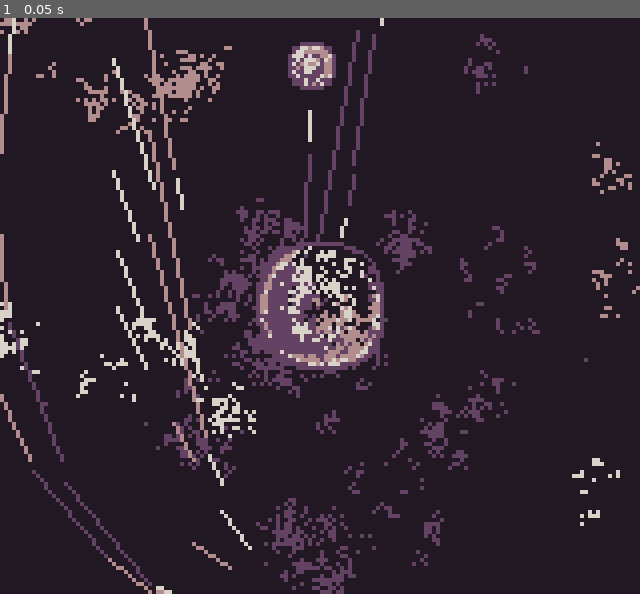
Above: before the commit, frame 1.
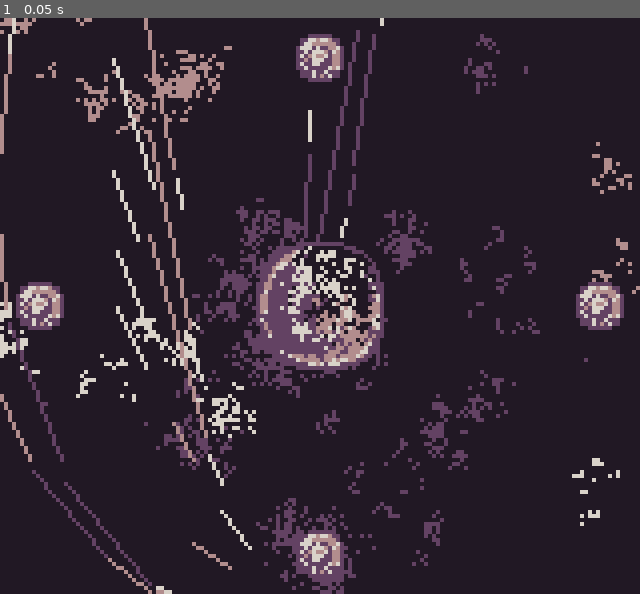
Above: after the commit, the same moment.

Repository: sym-z/gbjam-12
Game: Godot game, scene res://scenes/load_scene.tscn
Same seed, same stepped clock (60 frames per second), same inputs: the game is played once before the commit and once after it.
Inputs:
- Up to frame 1 (0.05 s): no input

The runs differ from the first frame. In frame 1, 2.1% of the frame differs, in the area x 2-98%, y 2-98%.

Commit message:
Created level one set up
Spawning enemies that have parameters for direction and speed, new scene just for level one, code cleanup, added to TODO list.

Diff:
--- a/game-files/scenes/bad_guy.tscn
+++ b/game-files/scenes/bad_guy.tscn
@@ -1,5 +1,6 @@
-[gd_scene load_steps=3 format=3 uid="uid://d2dk6axl8a5gy"]
+[gd_scene load_steps=4 format=3 uid="uid://d2dk6axl8a5gy"]
 
+[ext_resource type="Script" path="res://scripts/bad_guy.gd" id="1_qcadk"]
 [ext_resource type="Texture2D" uid="uid://7du3l0187s11" path="res://sprites/placeholder-bad-guy.png" id="1_tjmsa"]
 
 [sub_resource type="SpriteFrames" id="SpriteFrames_xfng4"]
@@ -14,6 +15,7 @@
 }]
 
 [node name="Bad Guy" type="Node2D"]
+script = ExtResource("1_qcadk")
 
 [node name="AnimatedSprite2D" type="AnimatedSprite2D" parent="."]
 sprite_frames = SubResource("SpriteFrames_xfng4")
--- /dev/null
+++ b/game-files/scenes/level_one.tscn
@@ -0,0 +1,59 @@
+[gd_scene load_steps=6 format=3 uid="uid://d164o0t7vod04"]
+
+[ext_resource type="Script" path="res://scripts/level_one.gd" id="1_bmkg0"]
+[ext_resource type="Texture2D" uid="uid://doudup5mvad4r" path="res://sprites/placeholder-background.png" id="2_gsi3j"]
+[ext_resource type="PackedScene" uid="uid://cf6ar5dxqu7h2" path="res://scenes/goodguy.tscn" id="3_6i0ce"]
+[ext_resource type="Texture2D" uid="uid://drss4k4hdm2rj" path="res://sprites/dummy-enemy.png" id="5_cdm3v"]
+
+[sub_resource type="SpriteFrames" id="SpriteFrames_s2qrt"]
+animations = [{
+"frames": [{
+"duration": 1.0,
+"texture": ExtResource("2_gsi3j")
+}],
+"loop": true,
+"name": &"default",
+"speed": 5.0
+}]
+
+[node name="Level One" type="Node2D" node_paths=PackedStringArray("player", "Nmark", "Smark", "Emark", "Wmark")]
+script = ExtResource("1_bmkg0")
+player = NodePath("Good Guy")
+Nmark = NodePath("Markers/NORTH")
+Smark = NodePath("Markers/SOUTH")
+Emark = NodePath("Markers/EAST")
+Wmark = NodePath("Markers/WEST")
+spwn_offset = -10
+
+[node name="Background" type="AnimatedSprite2D" parent="."]
+sprite_frames = SubResource("SpriteFrames_s2qrt")
+centered = false
+
+[node name="Good Guy" parent="." instance=ExtResource("3_6i0ce")]
+position = Vector2(80, 72)
+
+[node name="Markers" type="Node2D" parent="."]
+
+[node name="NORTH" type="Marker2D" parent="Markers"]
+
+[node name="DEBUG" type="Sprite2D" parent="Markers/NORTH"]
+visible = false
+texture = ExtResource("5_cdm3v")
+
+[node name="SOUTH" type="Marker2D" parent="Markers"]
+
+[node name="DEBUG" type="Sprite2D" parent="Markers/SOUTH"]
+visible = false
+texture = ExtResource("5_cdm3v")
+
+[node name="EAST" type="Marker2D" parent="Markers"]
+
+[node name="DEBUG" type="Sprite2D" parent="Markers/EAST"]
+visible = false
+texture = ExtResource("5_cdm3v")
+
+[node name="WEST" type="Marker2D" parent="Markers"]
+
+[node name="DEBUG" type="Sprite2D" parent="Markers/WEST"]
+visible = false
+texture = ExtResource("5_cdm3v")
--- a/game-files/scenes/start_scene.tscn
+++ b/game-files/scenes/start_scene.tscn
@@ -1,31 +1,6 @@
-[gd_scene load_steps=6 format=3 uid="uid://b1obfcxhn54mx"]
+[gd_scene load_steps=2 format=3 uid="uid://b1obfcxhn54mx"]
 
-[ext_resource type="PackedScene" uid="uid://cf6ar5dxqu7h2" path="res://scenes/goodguy.tscn" id="1_0e5dl"]
 [ext_resource type="Script" path="res://scripts/start_scene.gd" id="1_0uf1s"]
-[ext_resource type="Texture2D" uid="uid://doudup5mvad4r" path="res://sprites/placeholder-background.png" id="2_j23eo"]
-[ext_resource type="PackedScene" uid="uid://d2dk6axl8a5gy" path="res://scenes/bad_guy.tscn" id="3_7leiu"]
 
-[sub_resource type="SpriteFrames" id="SpriteFrames_qhfnp"]
-animations = [{
-"frames": [{
-"duration": 1.0,
-"texture": ExtResource("2_j23eo")
-}],
-"loop": true,
-"name": &"default",
-"speed": 5.0
-}]
-
-[node name="Start Scene" type="Node2D" node_paths=PackedStringArray("player")]
+[node name="Start Scene" type="Node2D"]
 script = ExtResource("1_0uf1s")
-player = NodePath("Good Guy")
-
-[node name="Background" type="AnimatedSprite2D" parent="."]
-sprite_frames = SubResource("SpriteFrames_qhfnp")
-centered = false
-
-[node name="Good Guy" parent="." instance=ExtResource("1_0e5dl")]
-position = Vector2(80, 73)
-
-[node name="Bad Guy" parent="." instance=ExtResource("3_7leiu")]
-position = Vector2(78, 12)
--- /dev/null
+++ b/game-files/scripts/bad_guy.gd
@@ -0,0 +1,12 @@
+extends Node2D
+@export var speed : int = 0
+@export var direction : Vector2 = Vector2.ZERO
+
+func _ready():
+	pass
+
+func _process(delta):
+	move(delta)
+
+func move(delta):
+	position += (speed * direction) * delta
--- a/game-files/scripts/goodguy.gd
+++ b/game-files/scripts/goodguy.gd
@@ -13,17 +13,11 @@
 var srt_but : bool = false
 # # # # # # # # # # # #
 
-# Called when the node enters the scene tree for the first time.
 func _ready():
+	pass
 
-
-	pass # Replace with function body.
-
-
-# Called every frame. 'delta' is the elapsed time since the previous frame.
 func _process(_delta):
 	input_handler(true)
-	pass
 
 func input_handler(DEBUG = false):
 	if Input.is_action_just_pressed("DPAD-DOWN"):
@@ -32,54 +26,45 @@
 			print("D O W N")
 	else:
 		down = false
-		pass
 	if Input.is_action_just_pressed("DPAD-UP"):
 		up = true
 		if(DEBUG):
 			print("U P")
 	else:
 		up = false
-		pass
 	if Input.is_action_just_pressed("DPAD-LEFT"):
 		left = true
 		if(DEBUG):
 			print("L E F T")
 	else:
 		left = false
-		pass
 	if Input.is_action_just_pressed("DPAD-RIGHT"):
 		right = true
 		if(DEBUG):
 			print("R I G H T")
 	else:
 		right = false
-		pass
 	if Input.is_action_just_pressed("A"):
 		a_but = true
 		if(DEBUG):
 			print("A")
 	else:
 		a_but = false
-		pass
 	if Input.is_action_just_pressed("B"):
 		b_but = true
 		if(DEBUG):
 			print("B")
 	else:
 		b_but = false
-		pass
 	if Input.is_action_just_pressed("SELECT"):
 		sel_but = true
 		if(DEBUG):
 			print("S E L E C T")
 	else:
 		sel_but = false
-		pass
 	if Input.is_action_just_pressed("START"):
 		srt_but = true
 		if(DEBUG):
 			print("S T A R T")
 	else:
 		srt_but = false
-		pass
-	pass
--- /dev/null
+++ b/game-files/scripts/level_one.gd
@@ -0,0 +1,86 @@
+### FIRST LEVEL OF THE GAME ###
+extends Node2D
+
+### FOR POSITIONING ###
+var SCREENX : int
+var SCREENY : int
+var CENTERX : int
+var CENTERY : int
+
+### HOLDING THE PLAYER ###
+@export var player  : Node2D
+
+### LOAD ENEMY SCENES ###
+var enemy = preload("res://scenes/bad_guy.tscn")
+
+### HOLDING SPAWNERS ###
+@export var Nmark  : Marker2D
+@export var Smark  : Marker2D
+@export var Emark  : Marker2D
+@export var Wmark : Marker2D
+
+### SPAWNER OFFSET FROM SCREEN ###
+@export var spwn_offset : int = 24
+
+### TO FIGURE OUT DIRECTION OF SPAWN ###
+enum DIR {NORTH, SOUTH, EAST, WEST}
+
+### MARKER ARRAY ###
+var spawn_arr
+var total_spawns : int
+
+func _ready():
+	position_actors()
+	### HOLD MARKERS IN ARRAY ###
+	spawn_arr = [Nmark, Smark, Emark, Wmark]
+	total_spawns = spawn_arr.size()
+	spawn_enemies()
+
+func _process(_delta):
+	pass
+func position_actors():
+	### ASSIGN VALUES FOR POSITIONING ###
+	var SCREENX = get_viewport_rect().size.x
+	var SCREENY = get_viewport_rect().size.y
+	var CENTERX = get_viewport_rect().size.x / 2
+	var CENTERY = get_viewport_rect().size.y / 2
+
+	### CENTER PLAYER ###
+	player.position.y = CENTERY
+	player.position.x = CENTERX
+
+	### POSITION SPAWNERS ###
+	# NORTH SPAWNER #
+	Nmark.position.x = CENTERX
+	Nmark.position.y = -spwn_offset
+
+	# SOUTH SPAWNER #
+	Smark.position.x = CENTERX
+	Smark.position.y = SCREENY + spwn_offset
+
+	# EAST SPAWNER #
+	Emark.position.x = SCREENX + spwn_offset
+	Emark.position.y = CENTERY
+
+	# WEST SPAWNER #
+	Wmark.position.x = -spwn_offset
+	Wmark.position.y = CENTERY
+	pass
+
+func spawn_enemies():
+	# EVENTUALLY WILL DO RANDOM SPAWN AT RANDOM TIMES, WITH SPLINES
+	### SPAWN ENEMIES ###
+	for i in range(total_spawns):
+		var enemy_inst = enemy.instantiate()
+		add_child(enemy_inst)
+		enemy_inst.position = spawn_arr[i].position
+		### MOVE THE ENEMY TOWARDS THE CENTER ###
+		match i:
+			DIR.NORTH:
+				enemy_inst.direction = Vector2.DOWN
+			DIR.SOUTH:
+				enemy_inst.direction = Vector2.UP
+			DIR.EAST:
+				enemy_inst.direction = Vector2.LEFT
+			DIR.WEST:
+				enemy_inst.direction = Vector2.RIGHT
--- a/game-files/scripts/load_scene.gd
+++ b/game-files/scripts/load_scene.gd
@@ -1,12 +1,10 @@
+### USED FOR LOADING RESOURCES ###
 extends Node2D
 var change = false
-# Called when the node enters the scene tree for the first time.
+
 func _ready():
+	pass
 
-	pass # Replace with function body.
-
-
-# Called every frame. 'delta' is the elapsed time since the previous frame.
 func _process(_delta):
 	if !change:
 		change = true
--- a/game-files/scripts/start_scene.gd
+++ b/game-files/scripts/start_scene.gd
@@ -1,15 +1,12 @@
+### USED FOR MAIN MENU ***
 extends Node2D
-@export var player : Node2D
+var change = false
 
+func _ready():
+	pass
 
-# Called when the node enters the scene tree for the first time.
-func _ready():
-	### CENTER PLAYER ###
-	player.position.y = get_viewport_rect().size.y / 2
-	player.position.x = get_viewport_rect().size.x / 2
-	pass # Replace with function body.
-
-
-# Called every frame. 'delta' is the elapsed time since the previous frame.
 func _process(_delta):
+	if !change:
+		change = true
+		get_tree().change_scene_to_file("res://scenes/level_one.tscn")
 	pass
Not shown, changed: DESIGN.md
